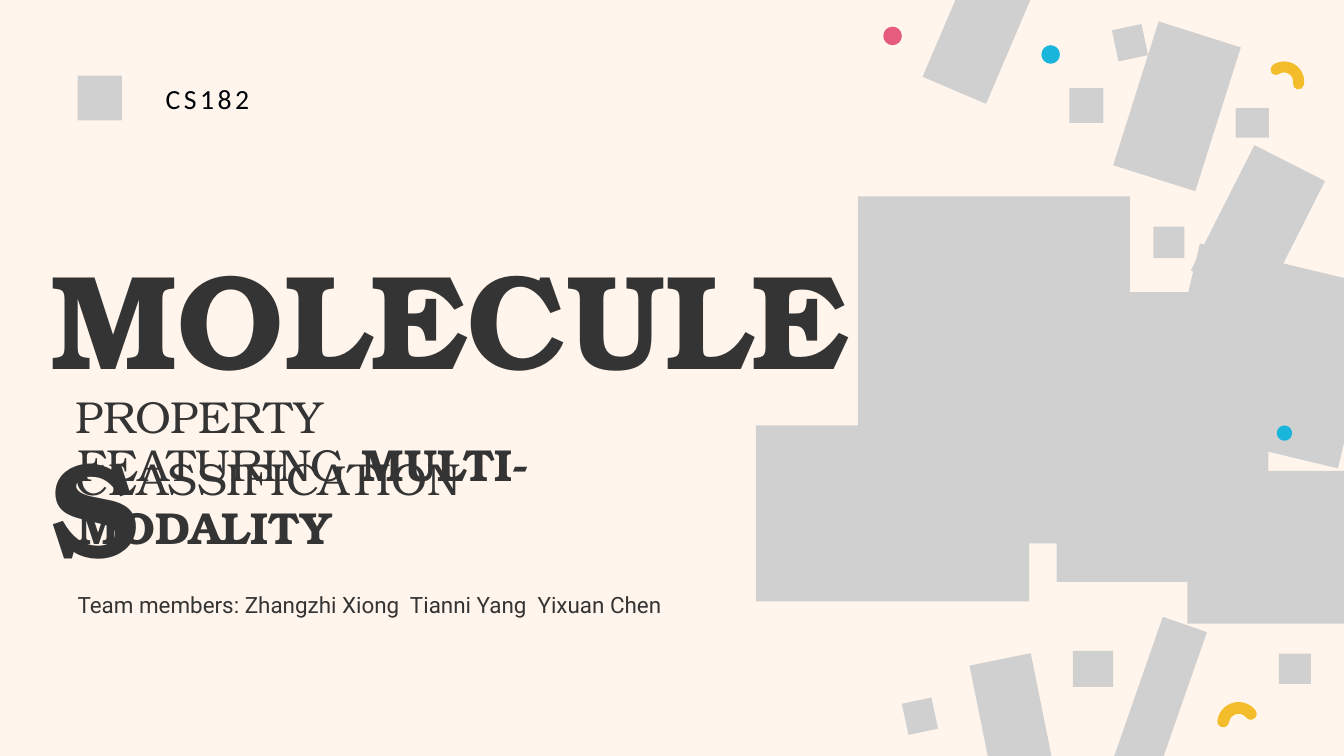
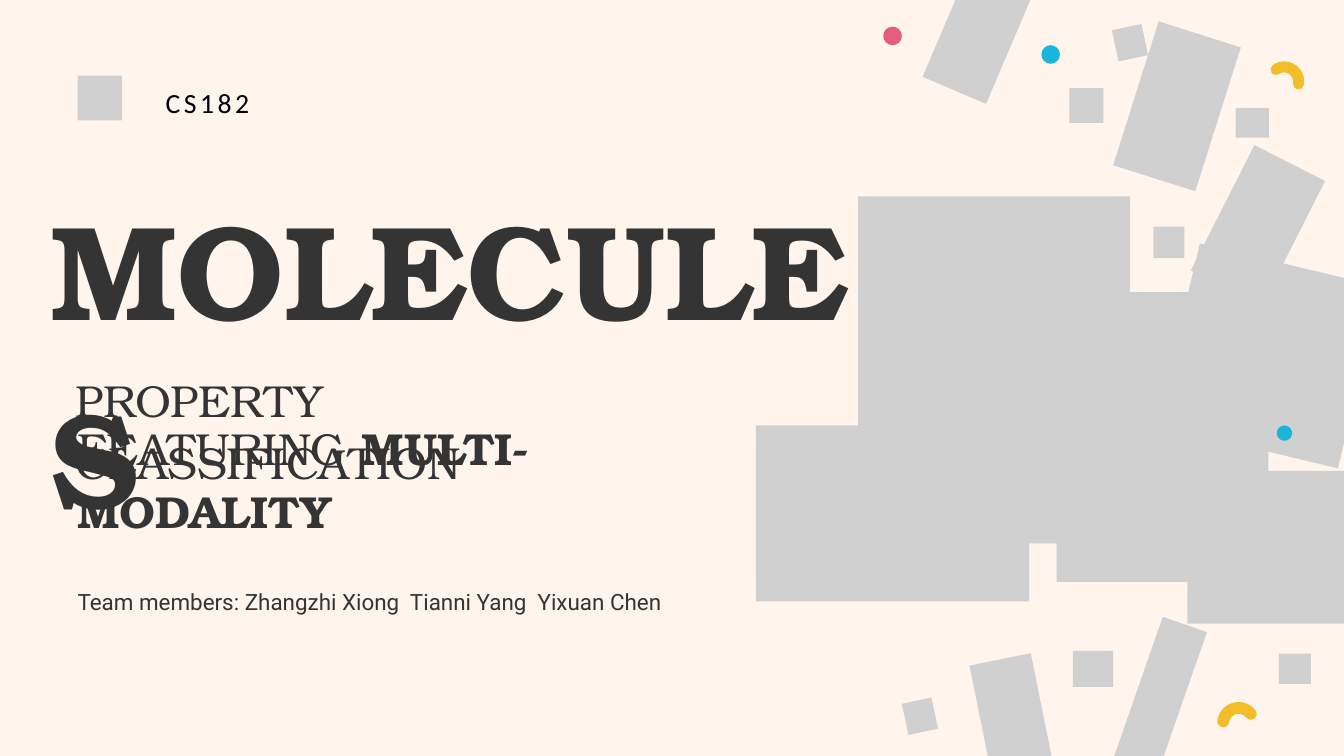
Before and after one commit to Github-Anderson/CS182-Project, a slide deck: slide 1 of presentation/17_final.pptx. Drawn at 1344x756 pixels with LibreOffice and Linux fonts; fonts in the diff are those of the drawing; grey boxes stand for pictures; background and template pictures are left out. Boxes give left, top, right and bottom in pixels: in the first picture for what was removed or moved away, otherwise in the second. Text is boxed around its words. In the diff, an @@ line names an element or a change of style, - is before the commit and + after.

```diff
--- a/presentation/17_final.pptx
+++ b/presentation/17_final.pptx
@@ text "CS182": place and size @@
-text "CS182" at [166, 90, 250, 110]
+text "CS182" at [166, 94, 250, 114]
@@ text "MOLECULES" rewrapped from [50, 208, 858, 419] to [50, 159, 858, 419] @@
@@ text "PROPERTY CLASSIFICATION": place and size @@
-text "PROPERTY CLASSIFICATION" at [76, 402, 461, 506]
+text "PROPERTY CLASSIFICATION" at [76, 386, 461, 490]
@@ text "FEATURING MULTI-MODALITY": place and size @@
-text "FEATURING MULTI-MODALITY" at [78, 450, 529, 556]
+text "FEATURING MULTI-MODALITY" at [78, 424, 529, 529]
```
Also in this commit, not shown: 9 other slides changed, 2 other files.
